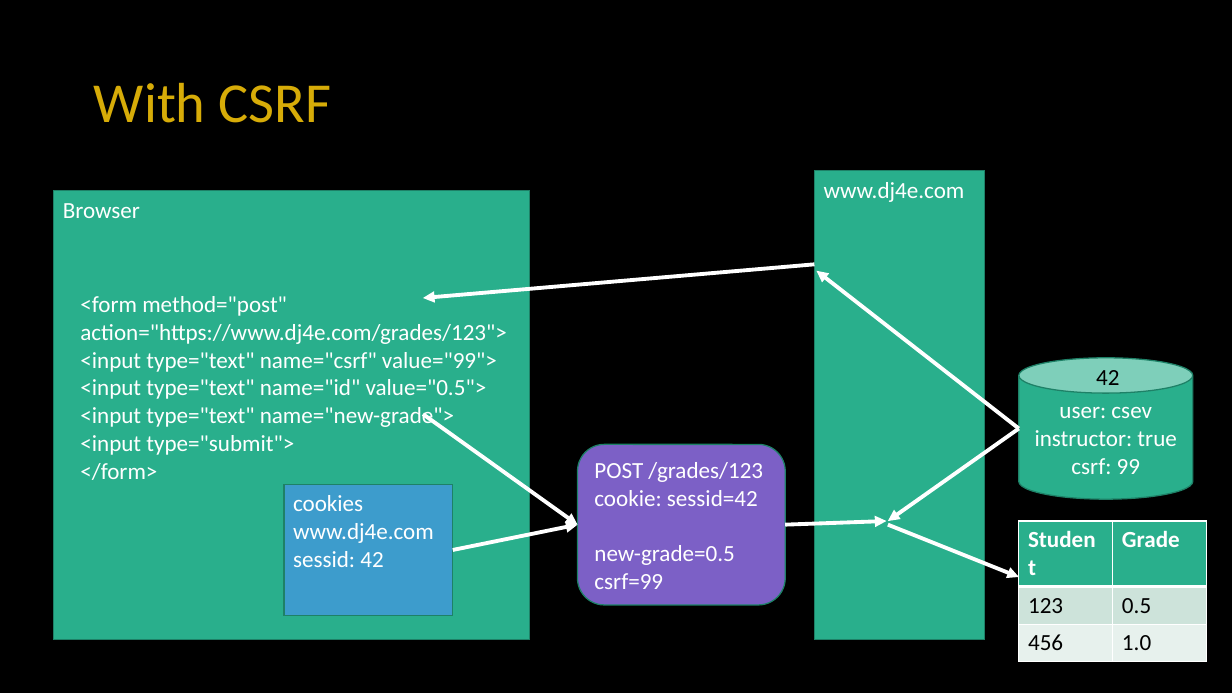
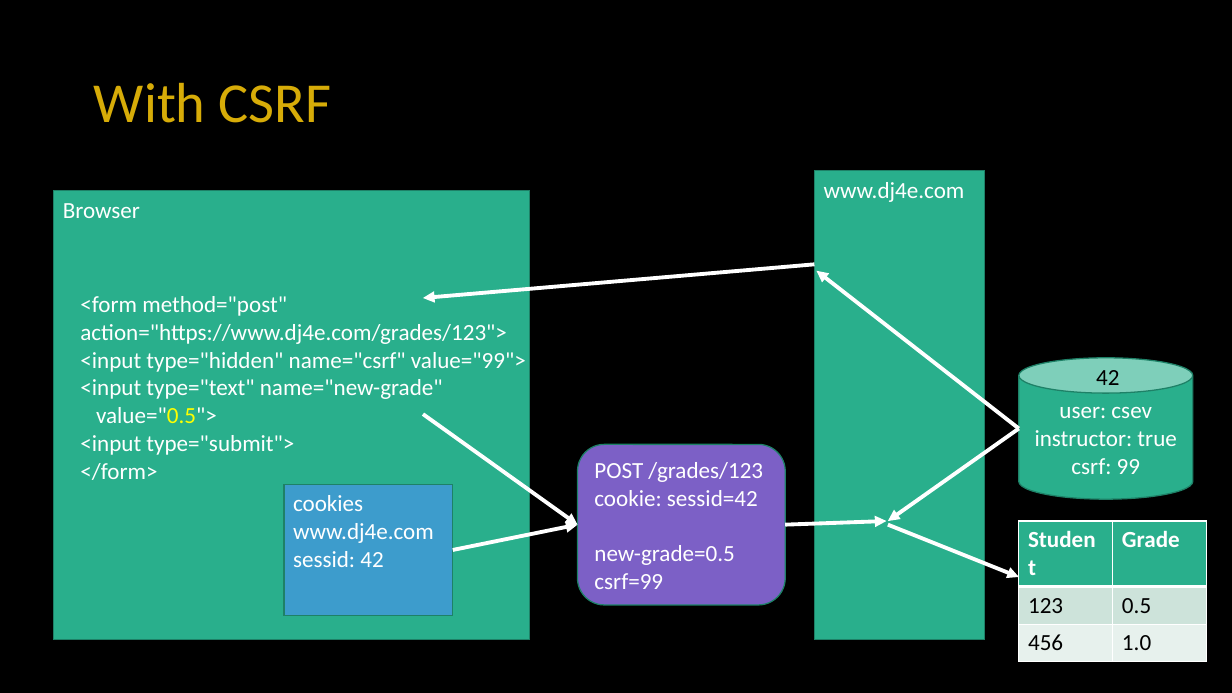
Before and after one commit to csev/dj4e, a slide deck: slide 32 of lectures/DJ-07-Forms.pptx. Drawn at 1232x693 pixels with LibreOffice and Linux fonts; fonts in the diff are those of the drawing. Boxes give left, top, right and bottom in pixels: in the first picture for what was removed or moved away, otherwise in the second. Text is boxed around its words. In the diff, an @@ line names an element or a change of style, - is before the commit and + after.

```diff
--- a/lectures/DJ-07-Forms.pptx
+++ b/lectures/DJ-07-Forms.pptx
@@ text at <box>80,352,526,423</box>: text changed @@
-<input type="text" name="csrf" value="99">
-<input type="text" name="id" value="0.5">
-<input type="text" name="new-grade">
+<input type="hidden" name="csrf" value="99">
+<input type="text" name="new-grade"
+value="0.5">
```
Also in this commit, not shown: 7 other slides changed, 1 slide added, 2 other files.
